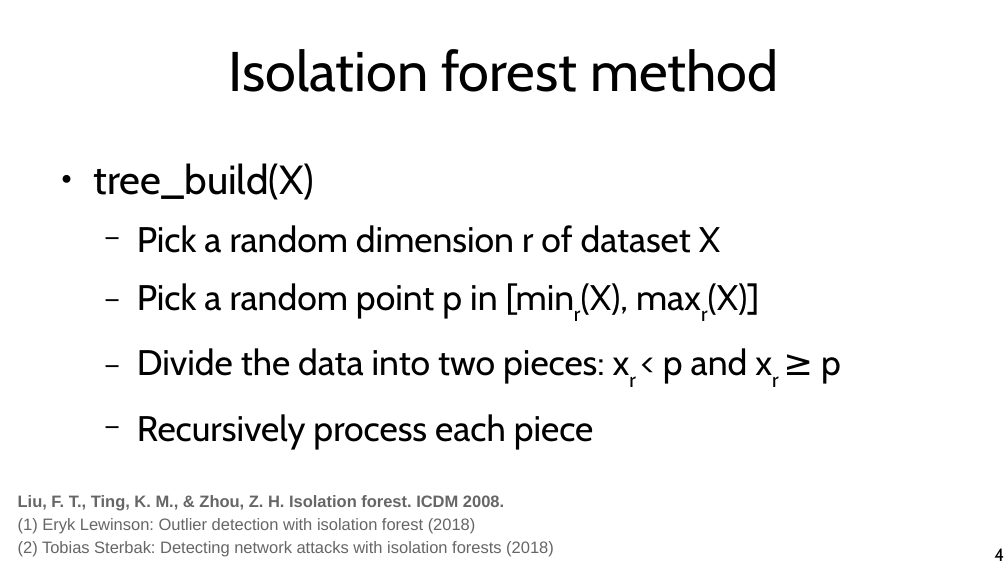
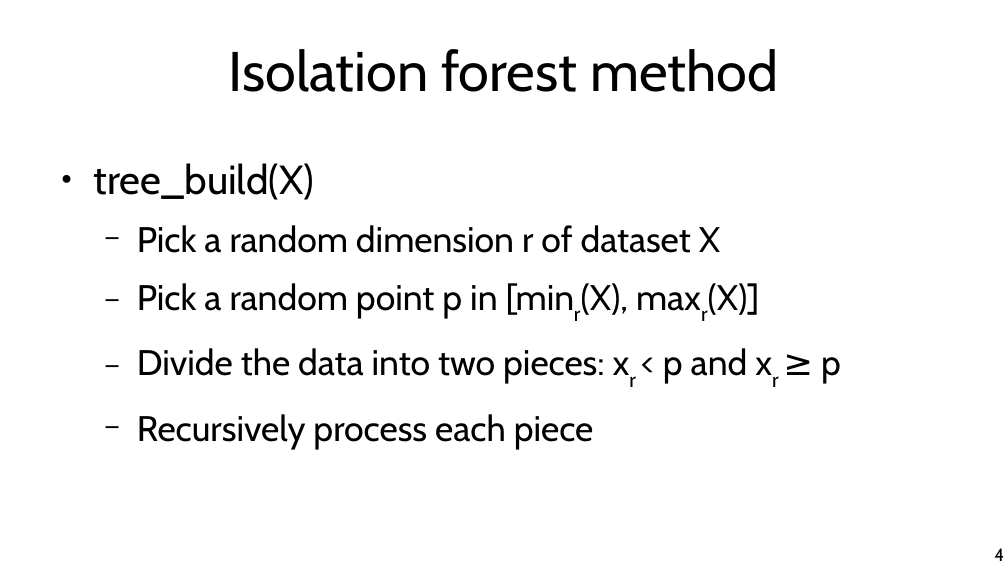
Before and after one commit to chatox/data-mining-course, a slide deck: slide 4 of theory/tt21_outliers_isolation.odp. Drawn at 1008x567 pixels with LibreOffice and Linux fonts; fonts in the diff are those of the drawing. Boxes give left, top, right and bottom in pixels: in the first picture for what was removed or moved away, otherwise in the second. Text is boxed around its words. In the diff, an @@ line names an element or a change of style, - is before the commit and + after.

Commit message:
Isolation forest source

```diff
--- a/theory/tt21_outliers_isolation.odp
+++ b/theory/tt21_outliers_isolation.odp
@@ text removed at [18, 495, 554, 556] @@
-Liu, F. T., Ting, K. M., & Zhou, Z. H. Isolation forest. ICDM 2008.
-(1) Eryk Lewinson: Outlier detection with isolation forest (2018)
-(2) Tobias Sterbak: Detecting network attacks with isolation forests (2018)
```
Also in this commit, not shown: 9 other slides changed, 1 slide added, 1 slide removed.
